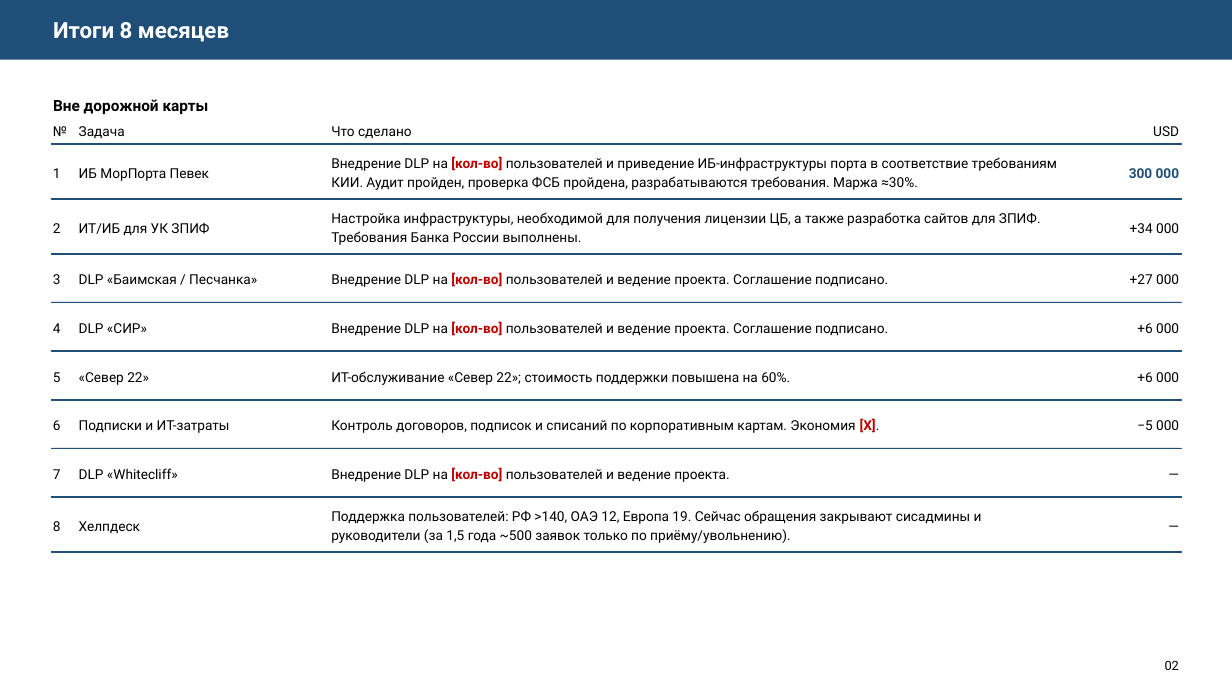
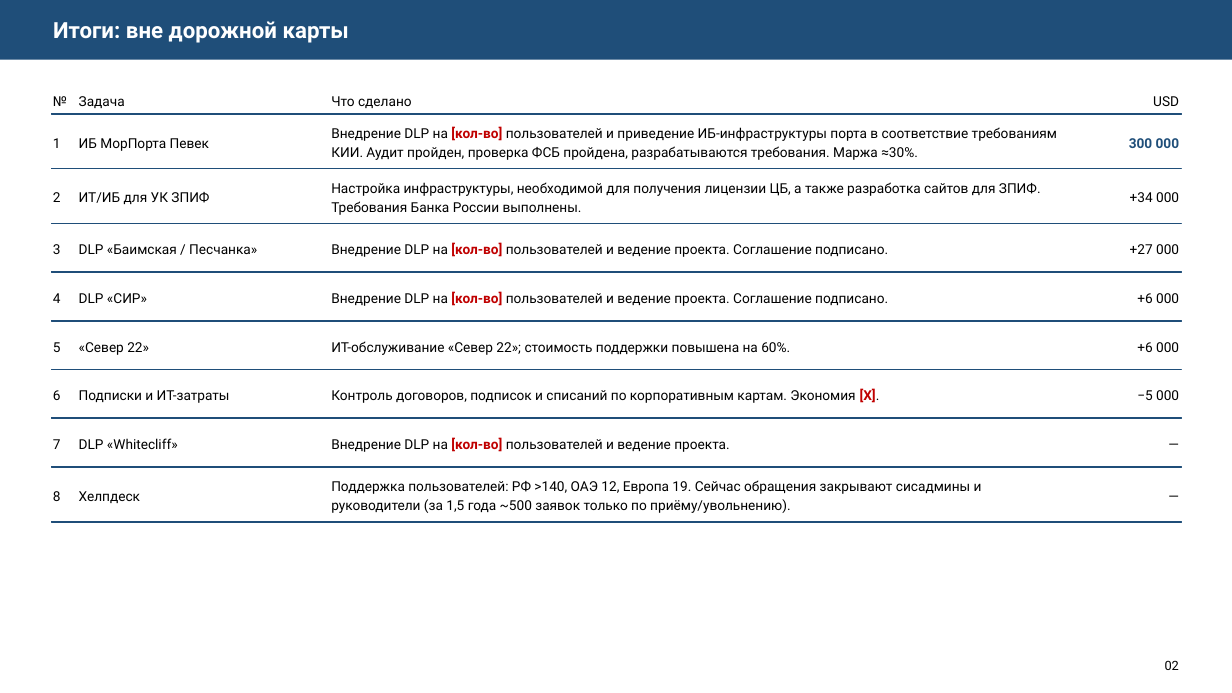
Before and after one commit to jordanbarnesceo88-tech/bpnm, a slide deck: slide 3 of presentation/Plan_IT-IB_v2.2.pptx. Drawn at 1232x693 pixels with LibreOffice and Linux fonts; fonts in the diff are those of the drawing. Boxes give left, top, right and bottom in pixels: in the first picture for what was removed or moved away, otherwise in the second. Text is boxed around its words. In the diff, an @@ line names an element or a change of style, - is before the commit and + after.

```diff
--- a/presentation/Plan_IT-IB_v2.2.pptx
+++ b/presentation/Plan_IT-IB_v2.2.pptx
@@ text at <box>53,21,349,43</box>: text changed @@
-Итоги 8 месяцев
+Итоги: вне дорожной карты
@@ text removed at <box>53,99,209,114</box> @@
-Вне дорожной карты
@@ 36 texts, 9 rectangles: place and size @@
-36 texts, 9 rectangles at <box>51,126,1181,552</box>
+36 texts, 9 rectangles at <box>51,96,1181,522</box>
```
Also in this commit, not shown: 8 other slides changed, 1 other file.
